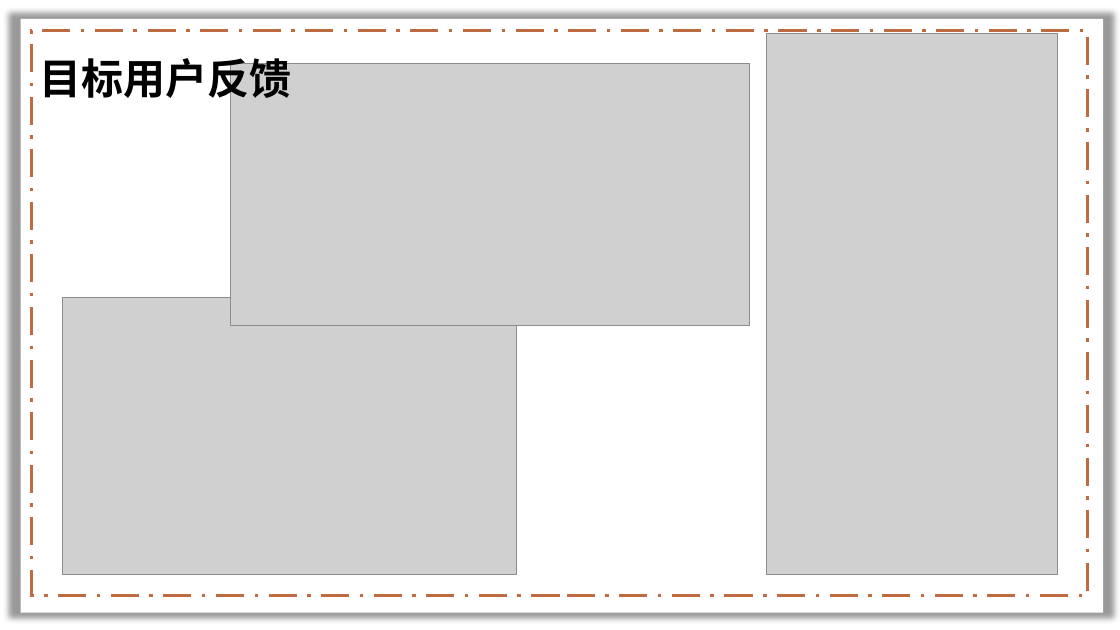
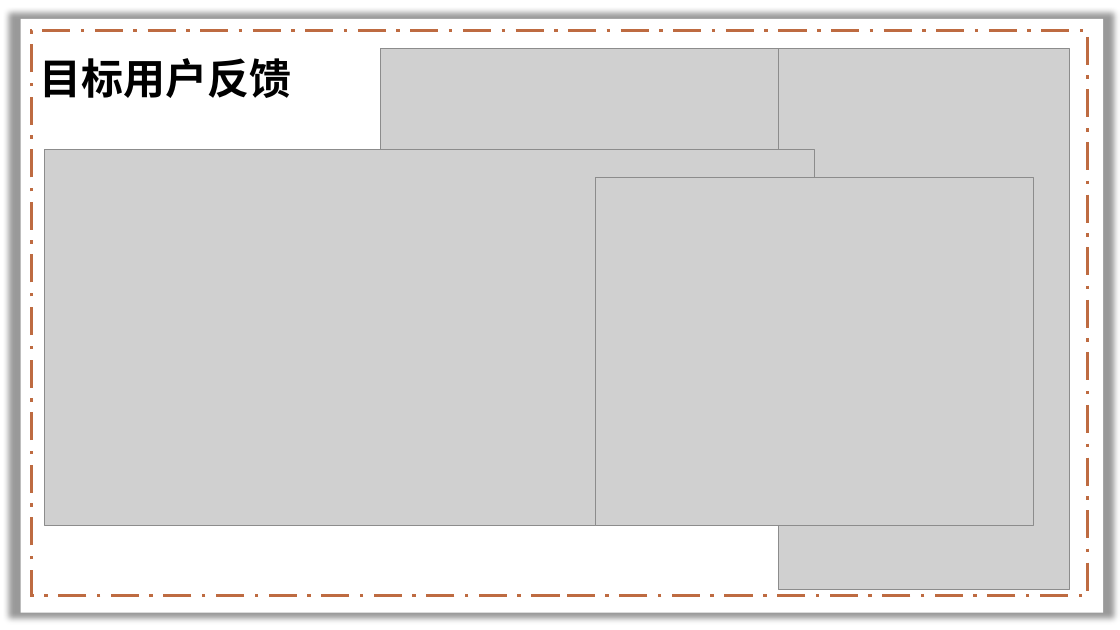
Before and after one commit to lenovo-wu/G11ZUCC, a slide deck: slide 12 of 需求规格说明.pptx (slide 13 before the commit). Drawn at 1120x630 pixels with LibreOffice and Linux fonts; fonts in the diff are those of the drawing; grey boxes stand for pictures; background and template pictures are left out. Boxes give left, top, right and bottom in pixels: in the first picture for what was removed or moved away, otherwise in the second. Text is boxed around its words. In the diff, an @@ line names an element or a change of style, - is before the commit and + after.

```diff
--- a/需求规格说明.pptx
+++ b/需求规格说明.pptx
@@ picture: place and size @@
-picture at (230,63,749,325)
+picture at (380,49,778,250)
@@ picture: place and size @@
-picture at (766,34,1057,575)
+picture at (779,49,1070,590)
@@ picture added at (45,150,815,526) @@
@@ picture added at (596,177,1034,526) @@
@@ picture: place and size @@
-picture at (63,297,516,575)
+picture at (377,249,830,526)
```
Also in this commit, not shown: 2 other slides changed, 1 slide added, 3 slides removed.
